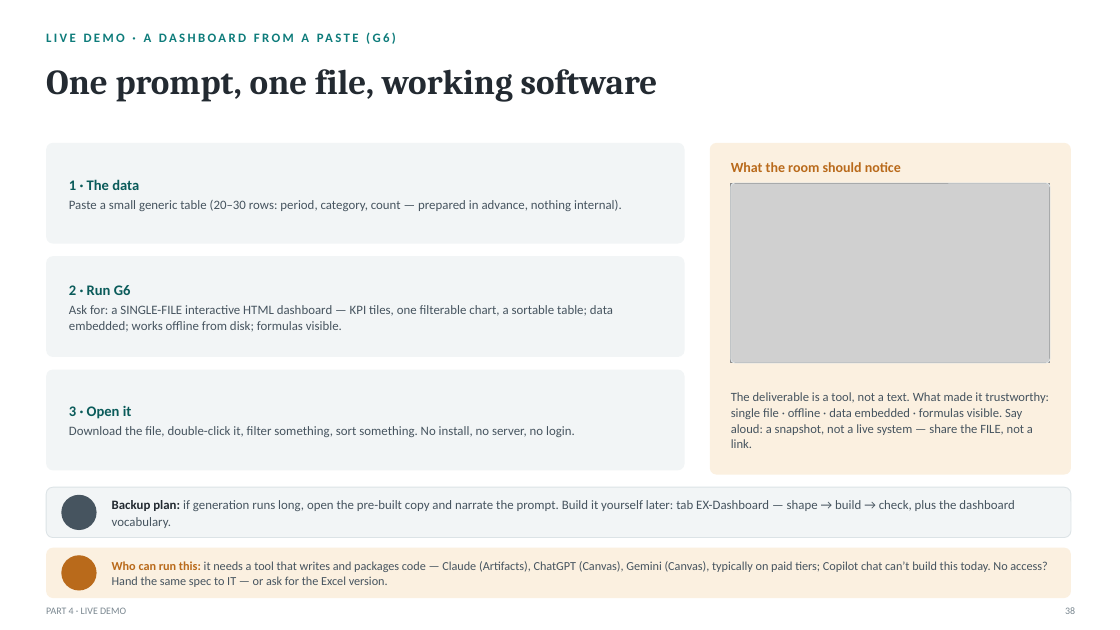
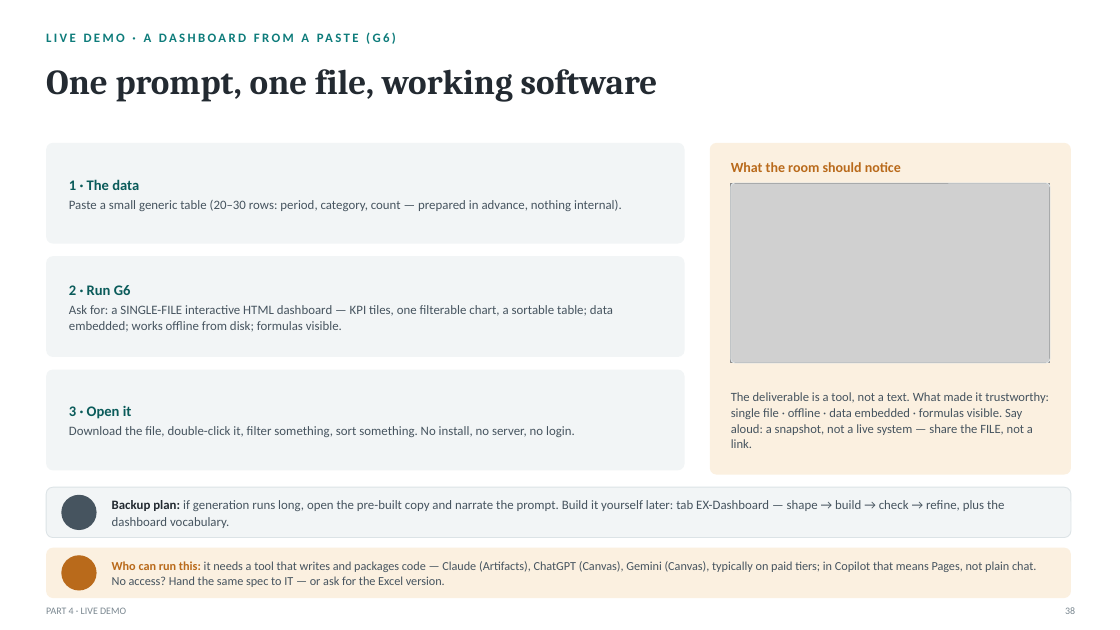
Before and after one commit to naviero1/Claude-Works, a slide deck: slide 38 of ai-training-prompt-engineering/deliverables/From_Prompts_to_Agents_Training.pptx. Drawn at 1120x630 pixels with LibreOffice and Linux fonts; fonts in the diff are those of the drawing; grey boxes stand for pictures; background and template pictures are left out. Boxes give left, top, right and bottom in pixels: in the first picture for what was removed or moved away, otherwise in the second. Text is boxed around its words. In the diff, an @@ line names an element or a change of style, - is before the commit and + after.

```diff
--- a/ai-training-prompt-engineering/deliverables/From_Prompts_to_Agents_Training.pptx
+++ b/ai-training-prompt-engineering/deliverables/From_Prompts_to_Agents_Training.pptx
@@ text at (112,500,1004,528): text changed @@
-Backup plan: if generation runs long, open the pre-built copy and narrate the prompt. Build it yourself later: tab EX-Dashboard — shape → build → check, plus the dashboard vocabulary.
+Backup plan: if generation runs long, open the pre-built copy and narrate the prompt. Build it yourself later: tab EX-Dashboard — shape → build → check → refine, plus the dashboard vocabulary.
@@ text at (112,561,1036,587): text changed @@
-Who can run this: it needs a tool that writes and packages code — Claude (Artifacts), ChatGPT (Canvas), Gemini (Canvas), typically on paid tiers; Copilot chat can’t build this today. No access? Hand the same spec to IT — or ask for the Excel version.
+Who can run this: it needs a tool that writes and packages code — Claude (Artifacts), ChatGPT (Canvas), Gemini (Canvas), typically on paid tiers; in Copilot that means Pages, not plain chat. No access? Hand the same spec to IT — or ask for the Excel version.
```
Also in this commit, not shown: 9 other files.
